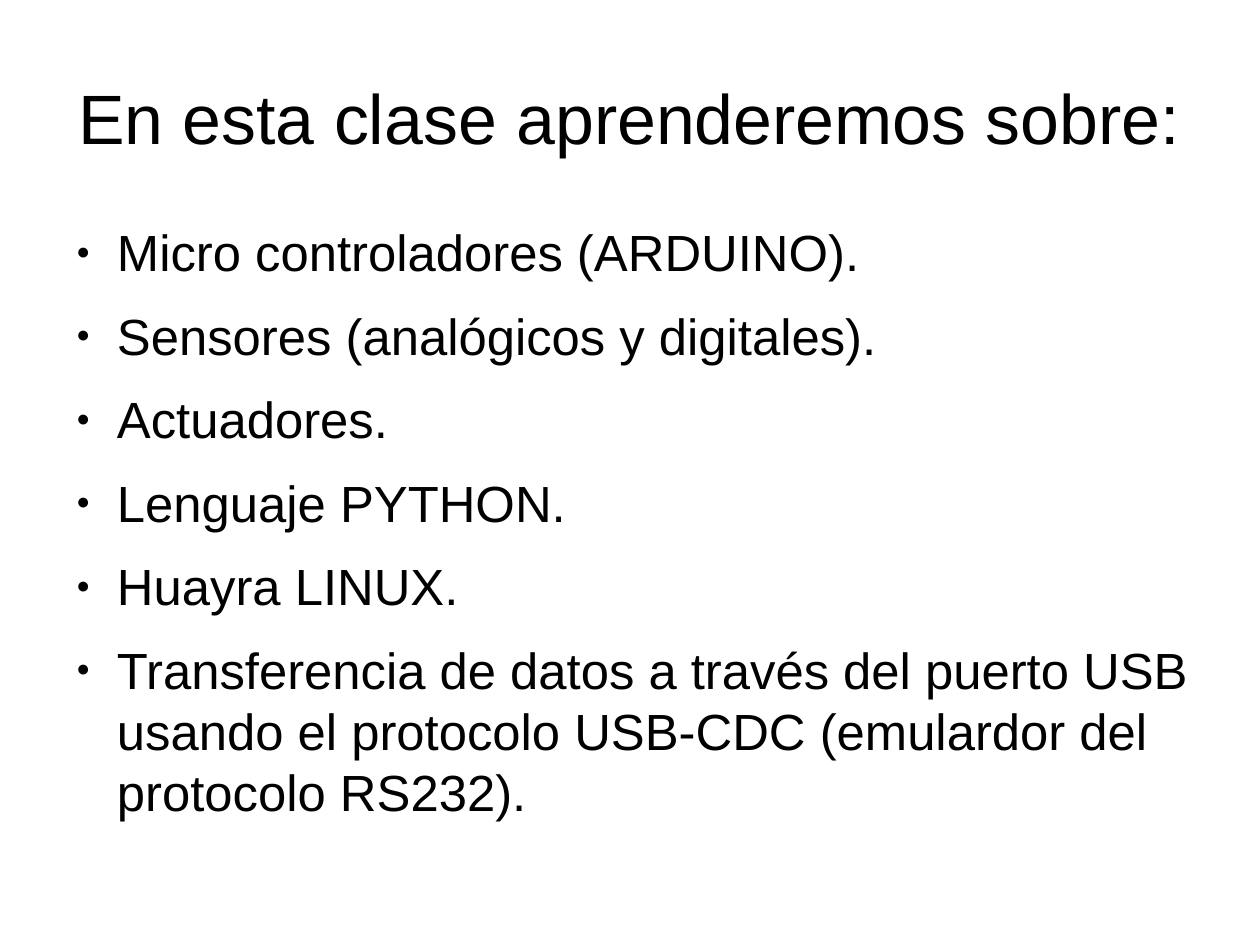
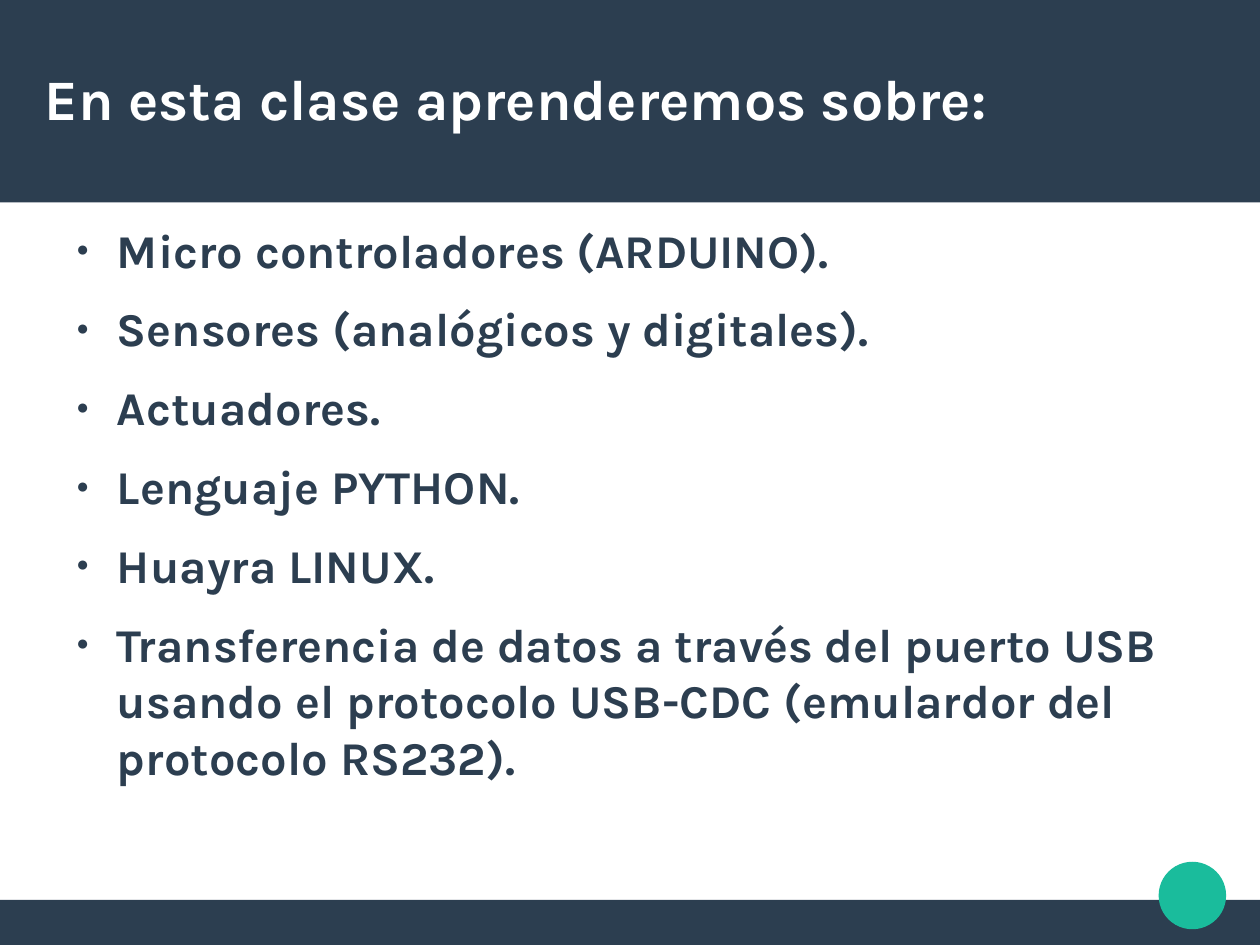
Before and after one commit to valentinbasel/escuela_del_futuro, a slide deck: slide 2 of clase1/mini_present.odp. Drawn at 1260x945 pixels with LibreOffice and Linux fonts; fonts in the diff are those of the drawing. Boxes give left, top, right and bottom in pixels: in the first picture for what was removed or moved away, otherwise in the second. Text is boxed around its words. In the diff, an @@ line names an element or a change of style, - is before the commit and + after.

```diff
--- a/clase1/mini_present.odp
+++ b/clase1/mini_present.odp
@@ rectangle added at (0, 0, 1260, 202), fill #2C3E50 @@
@@ title "En esta clase aprenderemos sobre:": place and size @@
-title "En esta clase aprenderemos sobre:" at (78, 93, 1180, 157)
+title "En esta clase aprenderemos sobre:" at (45, 80, 987, 134)
@@ title "En esta clase aprenderemos sobre:" at (45, 80, 987, 134): size 44 to 36 pt, font Arial to Karla, text colour #000000 to #FFFFFF, bold on; alignment centre to left @@
@@ text "Micro controladores (ARDUINO)." at (117, 232, 1156, 786): size 32 to 29.6 pt, font Arial to Karla, text colour #000000 to #2C3E50, bold on; bullet colour #000000 to #2C3E50 @@
@@ ellipse added at (1159, 862, 1227, 930), fill #1ABC9C @@
@@ rectangle added at (0, 900, 1260, 944), fill #2C3E50 @@
```
Also in this commit, not shown: 8 other slides changed, 1 slide added, 1 slide removed, 2 other files.
